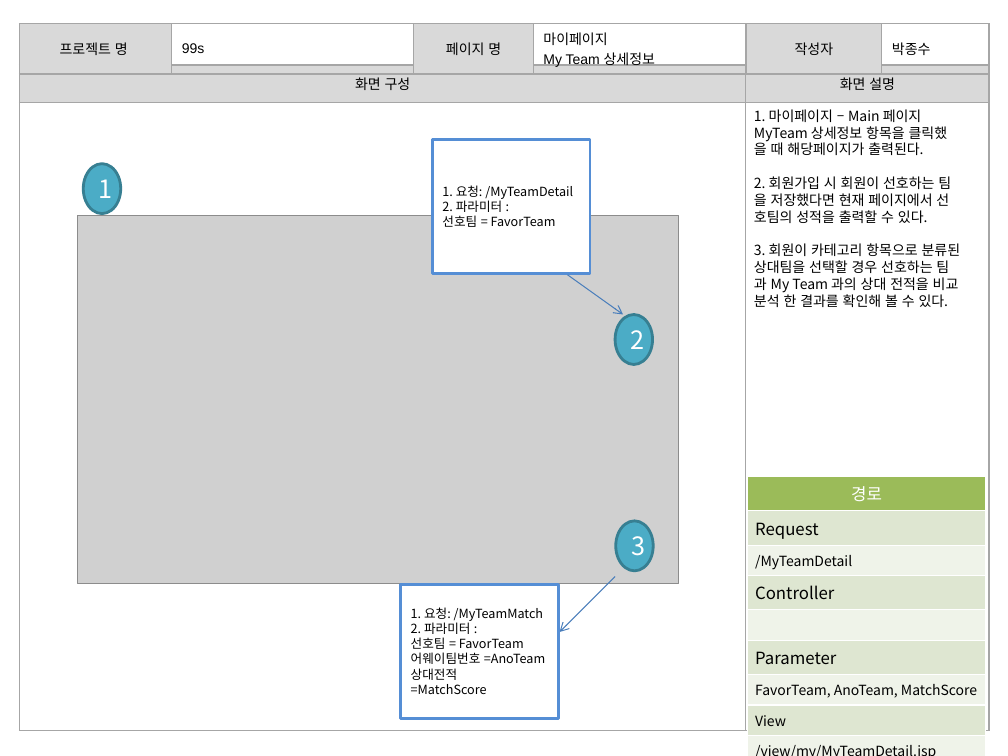
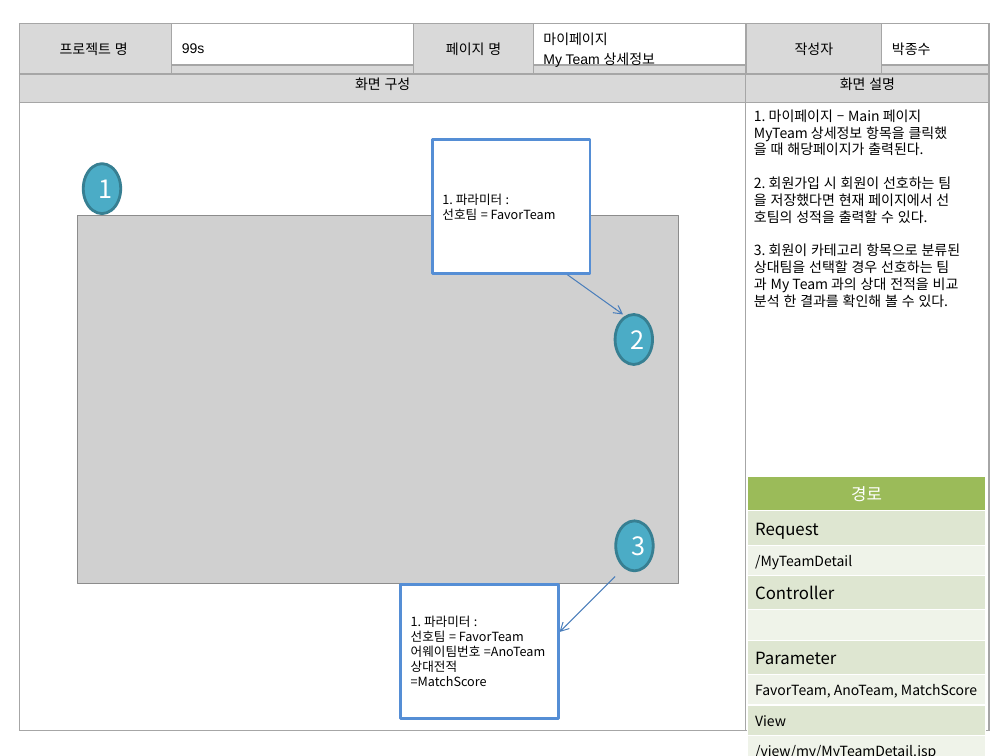
Before and after one commit to banana1531/ggs, a slide deck: slide 9 of doc/1.개인폴더/박종수/스토리보드 - 마이페이지(박종수).pptx. Drawn at 1008x756 pixels with LibreOffice and Linux fonts; fonts in the diff are those of the drawing; grey boxes stand for pictures. Boxes give left, top, right and bottom in pixels: in the first picture for what was removed or moved away, otherwise in the second. Text is boxed around its words. In the diff, an @@ line names an element or a change of style, - is before the commit and + after.

Commit message:
0
123

```diff
--- a/doc/1.개인폴더/박종수/스토리보드 - 마이페이지(박종수).pptx
+++ b/doc/1.개인폴더/박종수/스토리보드 - 마이페이지(박종수).pptx
@@ text in rectangle at [442,193,502,205]: text changed @@
-1. 요청: /MyTeamDetail
-2. 파라미터 :
+1. 파라미터 :
@@ text in rectangle at [411,615,470,627]: text changed @@
-1. 요청: /MyTeamMatch
-2. 파라미터 :
+1. 파라미터 :
```
